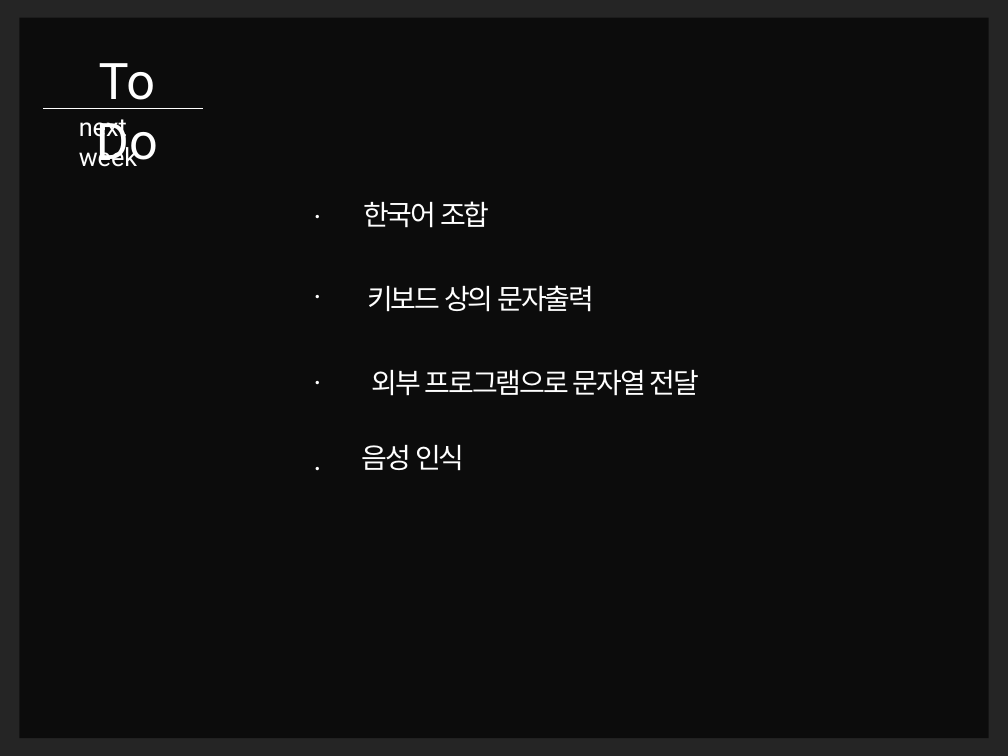
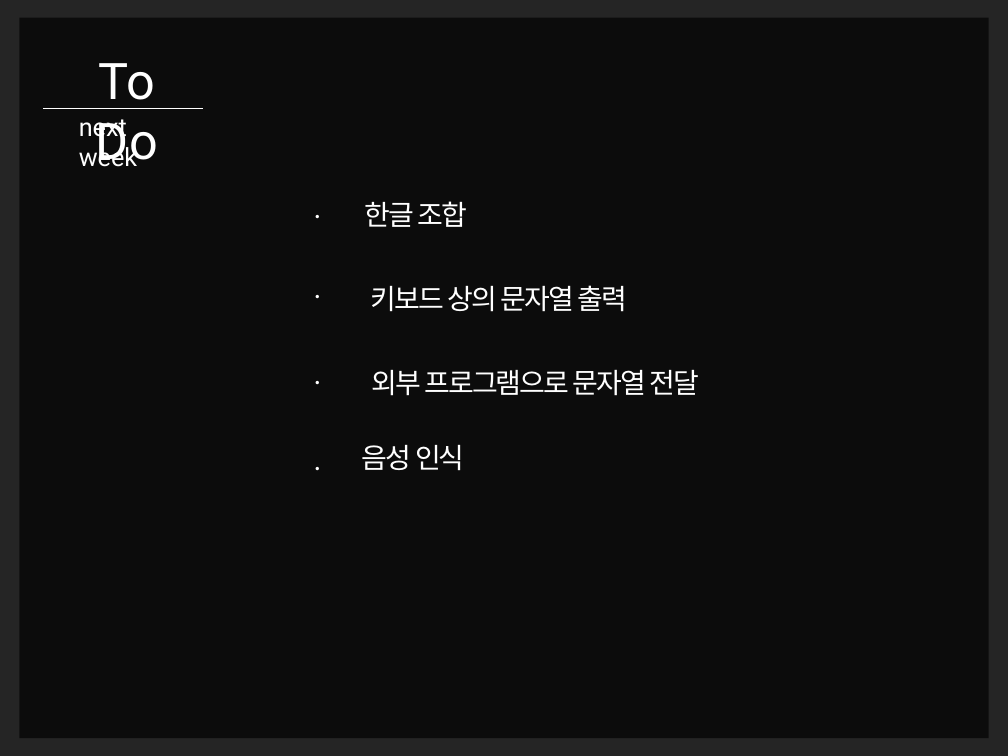
Before and after one commit to EyeComputing/Eye_Computing, a slide deck: slide 19 of 합숙_결과_(3주차)_발표.pptx (slide 18 before the commit). Drawn at 1008x756 pixels with LibreOffice and Linux fonts; fonts in the diff are those of the drawing; background and template pictures are left out; a plain dark background stands for a picture behind light text. Boxes give left, top, right and bottom in pixels: in the first picture for what was removed or moved away, otherwise in the second. Text is boxed around its words. In the diff, an @@ line names an element or a change of style, - is before the commit and + after.

```diff
--- a/합숙_결과_(3주차)_발표.pptx
+++ b/합숙_결과_(3주차)_발표.pptx
@@ text at [365, 201, 468, 227]: text changed @@
-한국어 조합
+한글 조합
@@ text at [371, 285, 627, 312]: text changed @@
-키보드 상의 문자출력
+키보드 상의 문자열 출력
```
Also in this commit, not shown: 2 other slides changed, 1 slide added.
